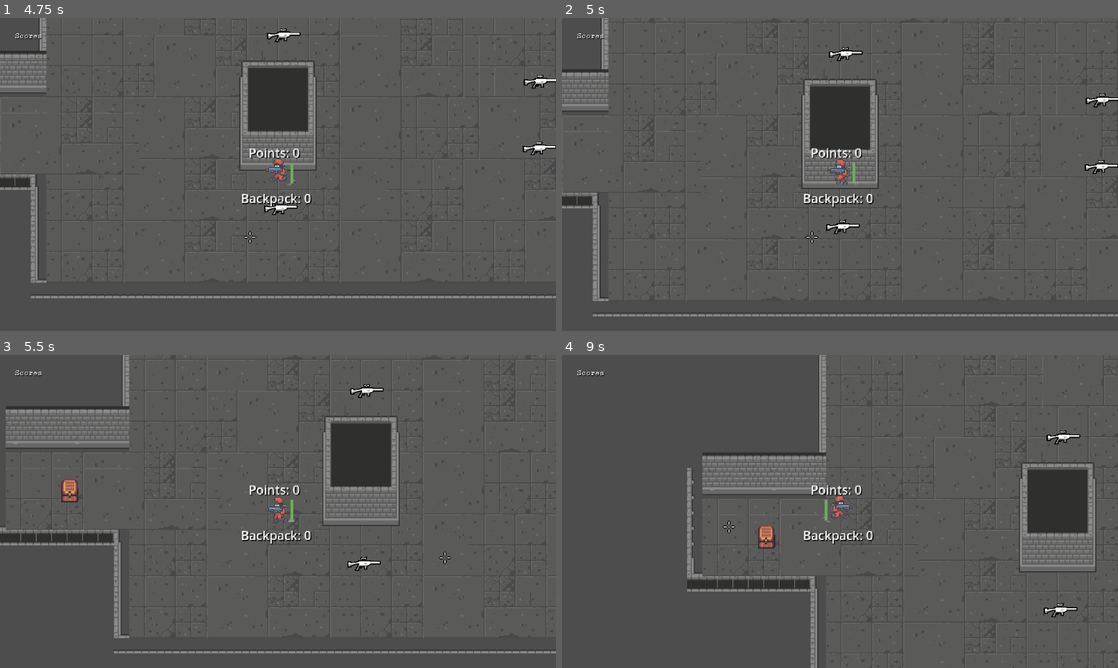
Above: before the commit, frames 1-4 (two rows, left to right).
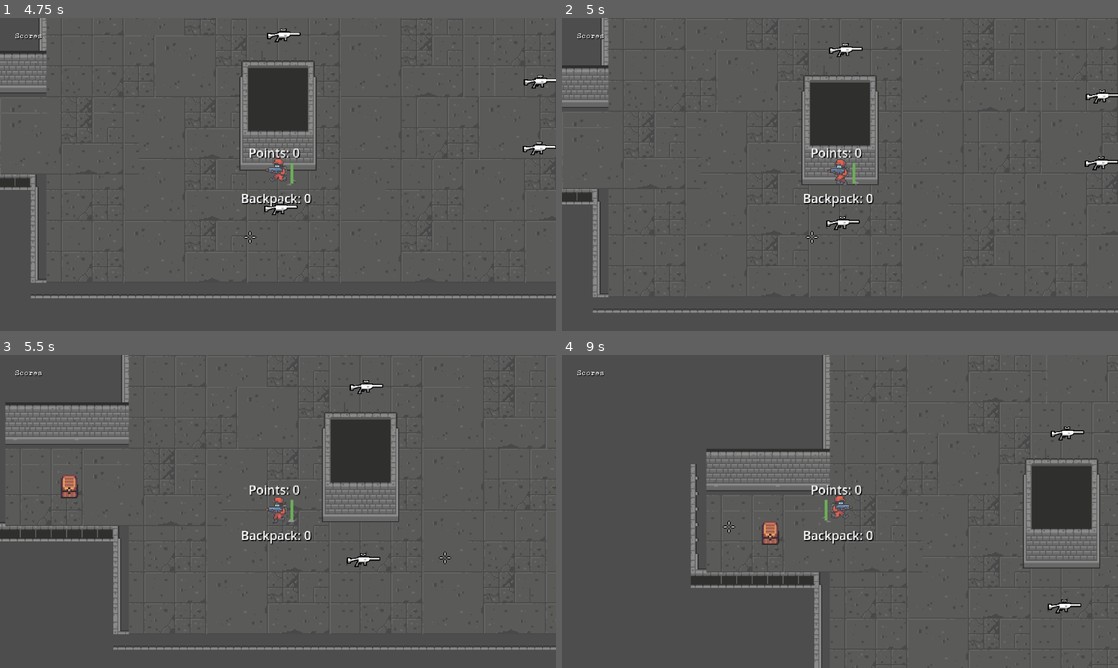
Above: after the commit, the same moments.

Repository: Milwer7/Tiamat-Studios-Game
Game: Godot game, scene res://scenes/start_menu.tscn
The game is run twice, just before and just after one commit, with the same random seed, the same clock (stepped at 60 frames per second) and the same inputs.
Inputs (mouse positions are in pixels of both pictures, inside the frame that each line leads up to):
- Up to frame 1 (4.75 s): tap Enter at 0.5 s; move the mouse to (400, 158) at 0.52 s; hold D (move_right) 0.53-1.25 s; click (400, 158) at 0.6 s; click "Host" at 1.25 s; click "Ready" at 2 s; move the mouse to (166, 190) at 2.77 s; hold S (move_down) 2.78-3.53 s; tap E (pick) at 2.85 s; move the mouse to (333, 105) at 3.52 s; hold D (move_right) 3.53-4.28 s; hold Enter 3.53-4.28 s; move the mouse to (250, 237) at 4.27 s; hold W (move_up) from 4.28 s (still down); click (250, 237) at 4.35 s
- Up to frame 2 (5 s): keep holding W (move_up)
- Up to frame 3 (5.5 s): move the mouse to (444, 558) at 5.02 s; release W (move_up) at 5.03 s; hold A (move_left) from 5.03 s (still down); tap E (pick) at 5.1 s
- Up to frame 4 (9 s): move the mouse to (673, 464) at 5.77 s; tap Enter at 5.85, 8 s; move the mouse to (867, 511) at 6.52 s; release A (move_left) at 6.53 s; hold S (move_down) 6.53-7.28 s; click (867, 511) at 6.6 s; tap Space at 7.25, 8.75 s; move the mouse to (756, 433) at 7.27 s; hold D (move_right) 7.28-8.03 s; tap E (pick) at 7.35 s; move the mouse to (962, 495) at 8.02 s; hold W (move_up) 8.03-8.78 s; hold Enter 8.03-8.78 s; move the mouse to (728, 527) at 8.77 s; hold D (move_right) from 8.78 s (still down); click (728, 527) at 8.85 s

Frame 1 is identical in both runs. In frame 2, 4.5% of the frame differs, in the area x 0-100%, y 0-96%; in frame 3, 6.2%; in frame 4, 6.8%, in the area x 22-100%, y 0-100%.
Error in both runs: Cannot call method 'get_unique_id' on a null value. (res://scripts/lobby.gd:98)

Commit message:
Healing Zone implemented

Diff:
--- /dev/null
+++ b/HealingZone.gd
@@ -0,0 +1,2 @@
+class_name HealingZone
+extends Area2D
--- a/scenes/Player.tscn
+++ b/scenes/Player.tscn
@@ -175,7 +175,7 @@
 
 [node name="CollisionShape2D" type="CollisionShape2D" parent="."]
 position = Vector2(0, -1)
-scale = Vector2(3, 3)
+scale = Vector2(4, 4)
 shape = SubResource("CapsuleShape2D_y08x6")
 
 [node name="Pivot" type="Node2D" parent="."]
@@ -213,9 +213,6 @@
 theme_override_colors/font_shadow_color = Color(0, 0, 0, 1)
 text = "Backpack: 0"
 
-[node name="depositDelay" type="Timer" parent="."]
-one_shot = true
-
 [node name="Label2" type="Label" parent="."]
 offset_left = -38.0
 offset_top = -40.0
@@ -238,10 +235,18 @@
 anim_player = NodePath("../AnimationPlayer")
 parameters/playback = SubResource("AnimationNodeStateMachinePlayback_mmd1w")
 
+[node name="depositDelay" type="Timer" parent="."]
+one_shot = true
+
 [node name="RespawnTime" type="Timer" parent="."]
 wait_time = 3.0
 one_shot = true
 
+[node name="HealingTicks" type="Timer" parent="."]
+wait_time = 0.5
+one_shot = true
+
 [connection signal="area_entered" from="CollectionArea" to="." method="_on_collection_area_area_entered"]
 [connection signal="area_exited" from="CollectionArea" to="." method="_on_collection_area_area_exited"]
 [connection signal="timeout" from="RespawnTime" to="." method="_on_respawn_time_timeout"]
+[connection signal="timeout" from="HealingTicks" to="." method="_on_healing_ticks_timeout"]
--- a/scenes/bullet.tscn
+++ b/scenes/bullet.tscn
@@ -1,6 +1,6 @@
 [gd_scene load_steps=4 format=3 uid="uid://ddkvy3llinwcl"]
 
-[ext_resource type="Script" path="res://scenes/bullet.gd" id="1_w3v3w"]
+[ext_resource type="Script" path="res://scripts/bullet.gd" id="1_w3v3w"]
 [ext_resource type="Texture2D" uid="uid://cjq5p65ye6l0o" path="res://assets/TeamGunner_By_SecretHideout_060519/EXTRAS/SpongeBullet.png" id="2_syp6q"]
 
 [sub_resource type="CapsuleShape2D" id="CapsuleShape2D_si25i"]
--- /dev/null
+++ b/scenes/healing_zone.tscn
@@ -0,0 +1,11 @@
+[gd_scene load_steps=3 format=3 uid="uid://dh5mejde0o6uv"]
+
+[ext_resource type="Script" path="res://HealingZone.gd" id="1_p1w4u"]
+
+[sub_resource type="RectangleShape2D" id="RectangleShape2D_18u8n"]
+
+[node name="HealingZone" type="Area2D"]
+script = ExtResource("1_p1w4u")
+
+[node name="CollisionShape2D" type="CollisionShape2D" parent="."]
+shape = SubResource("RectangleShape2D_18u8n")
--- a/scenes/main.tscn
+++ b/scenes/main.tscn
@@ -1,10 +1,11 @@
-[gd_scene load_steps=10 format=3 uid="uid://3cyyxuum5qkw"]
+[gd_scene load_steps=11 format=3 uid="uid://3cyyxuum5qkw"]
 
 [ext_resource type="Script" path="res://scripts/main.gd" id="1_cu8gd"]
 [ext_resource type="PackedScene" uid="uid://cs8sfu7xg4qbp" path="res://scenes/Player.tscn" id="2_pcwyn"]
 [ext_resource type="PackedScene" uid="uid://1rsjd4d8tfpq" path="res://scenes/collectable.tscn" id="4_roa2v"]
 [ext_resource type="PackedScene" uid="uid://dulc5e1gagkko" path="res://scenes/deposit.tscn" id="5_22m16"]
 [ext_resource type="PackedScene" uid="uid://b7uetxanp4guo" path="res://scenes/Scores.tscn" id="6_ck8xy"]
+[ext_resource type="PackedScene" uid="uid://dh5mejde0o6uv" path="res://scenes/healing_zone.tscn" id="6_jw0bp"]
 [ext_resource type="Texture2D" uid="uid://cjrkqvnq413sk" path="res://assets_map/Dungeon_Tileset.png" id="7_8ao7u"]
 [ext_resource type="PackedScene" uid="uid://cjlgrsdprjitq" path="res://scenes/crosshair.tscn" id="7_y0vaw"]
 
@@ -4999,6 +5000,10 @@
 position = Vector2(851, 347)
 scale = Vector2(0.3, 0.3)
 
+[node name="HealingZone" parent="Interactive" instance=ExtResource("6_jw0bp")]
+position = Vector2(141, 261)
+scale = Vector2(3, 3)
+
 [node name="MultiplayerSpawner" type="MultiplayerSpawner" parent="."]
 spawn_path = NodePath("../Players")
 
--- a/scripts/player.gd
+++ b/scripts/player.gd
@@ -18,6 +18,8 @@
 @onready var bullet_spawn = $Pivot/BulletSpawn
 @onready var progress_bar = $Pivot/ProgressBar
 @onready var respawn_time = $RespawnTime
+@onready var healing_ticks = $HealingTicks
+
 
 var is_dead = false
 var can_fire = 1
@@ -27,6 +29,7 @@
 var collectables : Array = []
 var collected : Array = []
 var starting_point = Vector2.ZERO
+var on_healing_area = false
 
 #export(PackedScene) var Bullet
 #var Bullet = PackedScene.new()
@@ -123,12 +126,16 @@
 	move_input = mi
 
 
-func _on_collection_area_area_entered(body):
-	if body is Collectable:
-		var collectable = body as Collectable
+func _on_collection_area_area_entered(area):
+	if area is Collectable:
+		var collectable = area as Collectable
 		collectables.append(collectable)
-	if body is Deposit:
+	if area is Deposit:
 		is_on_deposit_zone = true
+	if area is HealingZone:
+		var healingZone = area as HealingZone
+		on_healing_area = true
+		heal_player()
 
 func _on_collection_area_area_exited(body):
 	if body is Collectable:
@@ -136,6 +143,8 @@
 		collectables.erase(collectable)
 	if body is Deposit:
 		is_on_deposit_zone = false
+	if body is HealingZone:
+		on_healing_area = false
 
 @rpc("reliable","call_local")
 func _fire():
@@ -166,6 +175,7 @@
 	progress_bar.value = health * 5
 	if health <= 0:
 		destroy.rpc()
+
 @rpc("call_local", "reliable", "any_peer")
 func destroy():
 	respawn_time.start()
@@ -181,3 +191,13 @@
 	self.visible = true
 	self.health = 20
 	progress_bar.value = 100
+
+func heal_player():
+	if on_healing_area:
+		health = min(20, health + 2)
+		progress_bar.value = health * 5
+		healing_ticks.start()
+
+func _on_healing_ticks_timeout():
+	if on_healing_area:
+		heal_player()
Renamed: scenes/bullet.gd -> scripts/bullet.gd
